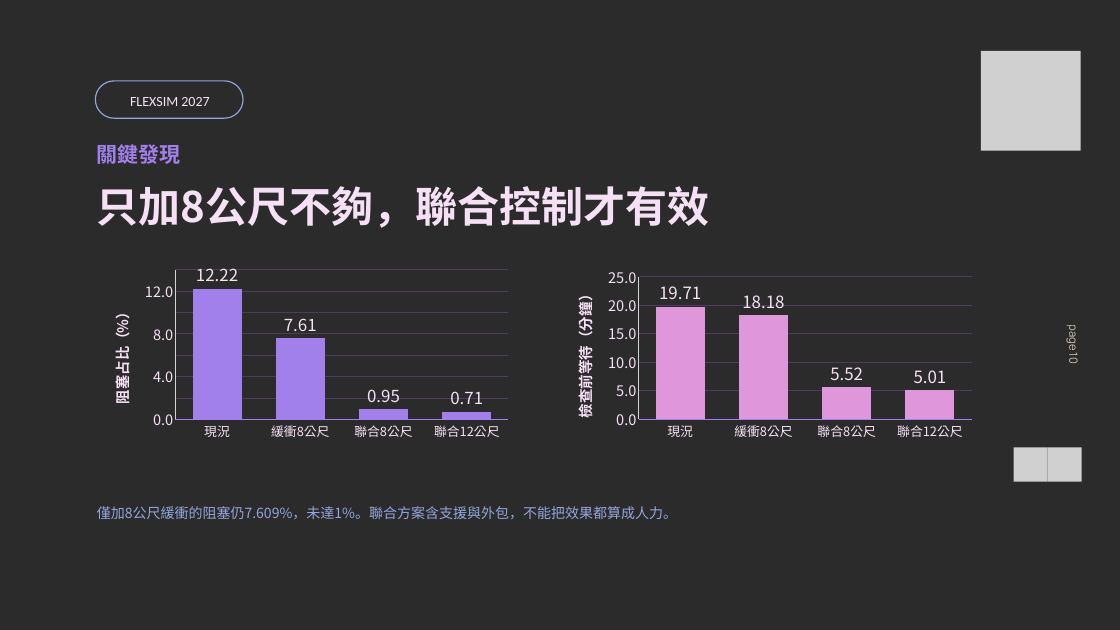
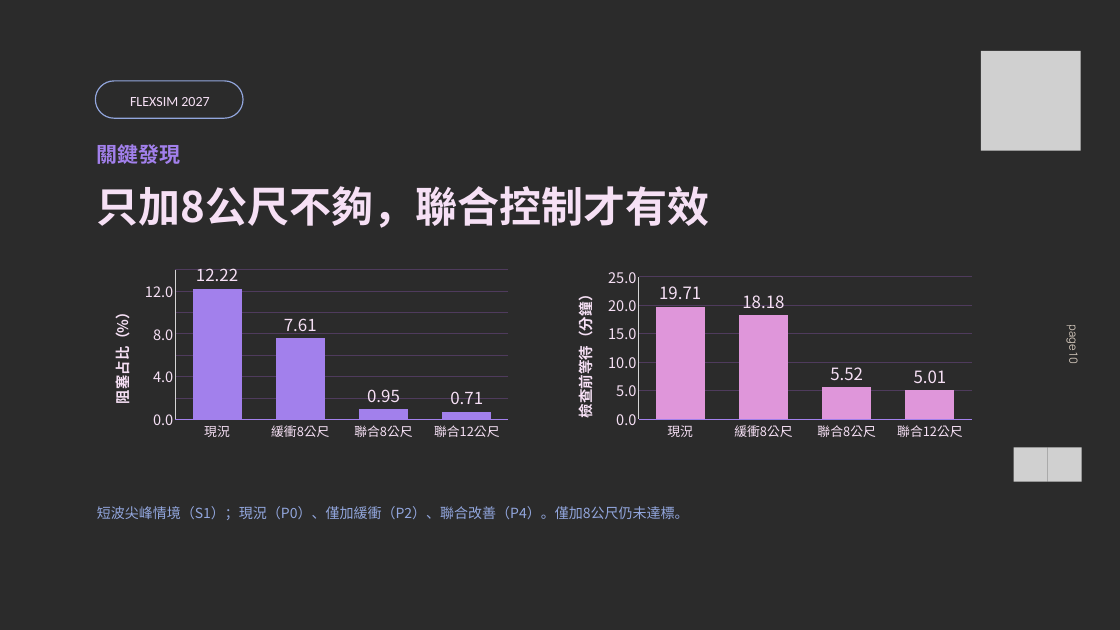
Before and after one commit to JRYTW/flexsim-circular-logistics-digital-twin, a slide deck: slide 10 of 重點檔案/01_成果簡報.pptx. Drawn at 1120x630 pixels with LibreOffice and Linux fonts; fonts in the diff are those of the drawing; grey boxes stand for pictures; background and template pictures are left out; a plain dark background stands for a picture behind light text. Boxes give left, top, right and bottom in pixels: in the first picture for what was removed or moved away, otherwise in the second. Text is boxed around its words. In the diff, an @@ line names an element or a change of style, - is before the commit and + after.

```diff
--- a/重點檔案/01_成果簡報.pptx
+++ b/重點檔案/01_成果簡報.pptx
@@ text at [97, 506, 689, 520]: text changed @@
-僅加8公尺緩衝的阻塞仍7.609%，未達1%。聯合方案含支援與外包，不能把效果都算成人力。
+短波尖峰情境（S1）；現況（P0）、僅加緩衝（P2）、聯合改善（P4）。僅加8公尺仍未達標。
```
Also in this commit, not shown: 4 other slides changed, 24 other files.
